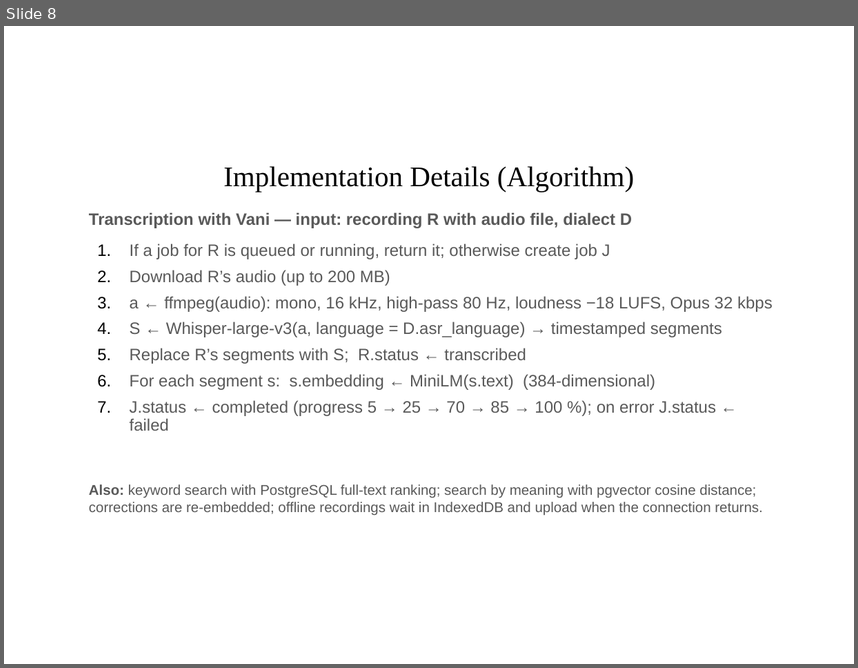
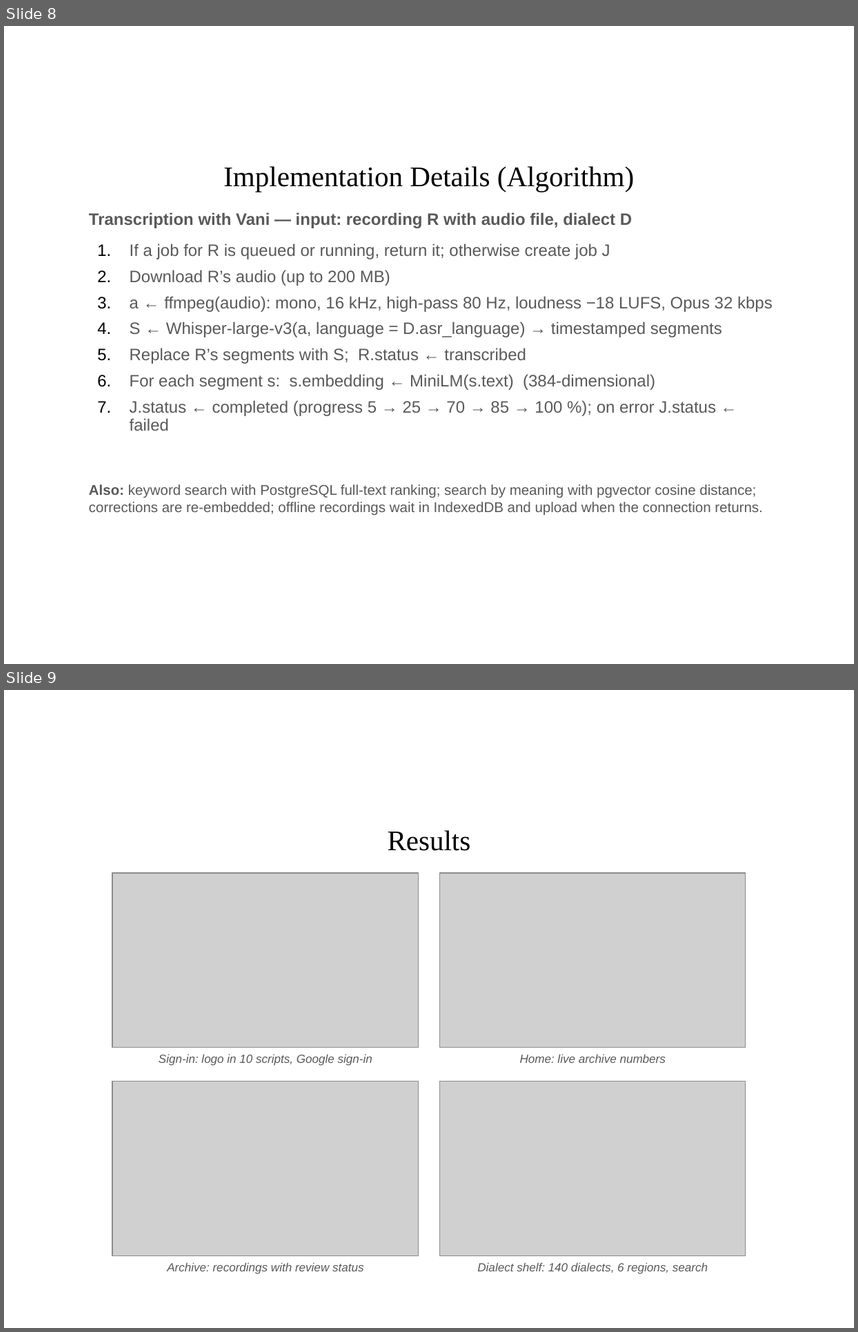
Before and after one commit to Mohamed-Ali-4/SwaraVeda, a slide deck: docs/SwaraVeda_Review2_2.pptx. Shown one above the other, each under a label of ours: slide 8 before the commit, slides 8 and 9 after it. The pictures are 858x668 and 858x1332 pixels, drawn with LibreOffice and Linux fonts; fonts in the diff are those of the drawing; grey boxes stand for pictures; background and template pictures are left out. Boxes give left, top, right and bottom in pixels: in the first picture for what was removed or moved away, otherwise in the second. Text is boxed around its words. In the diff, an @@ line names an element or a change of style, - is before the commit and + after.

```diff
--- a/docs/SwaraVeda_Review2_2.pptx
+++ b/docs/SwaraVeda_Review2_2.pptx
@@ slide 9 added at bbox=[4, 690, 854, 1328], background picture (left out) @@
@@ text added at bbox=[388, 830, 471, 851], 24 pt, text #000000 @@
+Results
@@ picture added at bbox=[112, 873, 418, 1047] @@
@@ picture added at bbox=[439, 873, 745, 1047] @@
@@ text added at bbox=[159, 1054, 372, 1065], 10 pt, text #595959, italic @@
+Sign-in: logo in 10 scripts, Google sign-in
@@ text added at bbox=[520, 1054, 666, 1063], 10 pt, text #595959, italic @@
+Home: live archive numbers
@@ picture added at bbox=[112, 1081, 418, 1255] @@
@@ picture added at bbox=[439, 1081, 745, 1255] @@
@@ text added at bbox=[167, 1262, 364, 1274], 10 pt, text #595959, italic @@
+Archive: recordings with review status
@@ text added at bbox=[477, 1262, 708, 1274], 10 pt, text #595959, italic @@
+Dialect shelf: 140 dialects, 6 regions, search
```
Also in this commit, not shown: 2 slides changed, 1 other slide added, 1 slide removed.
